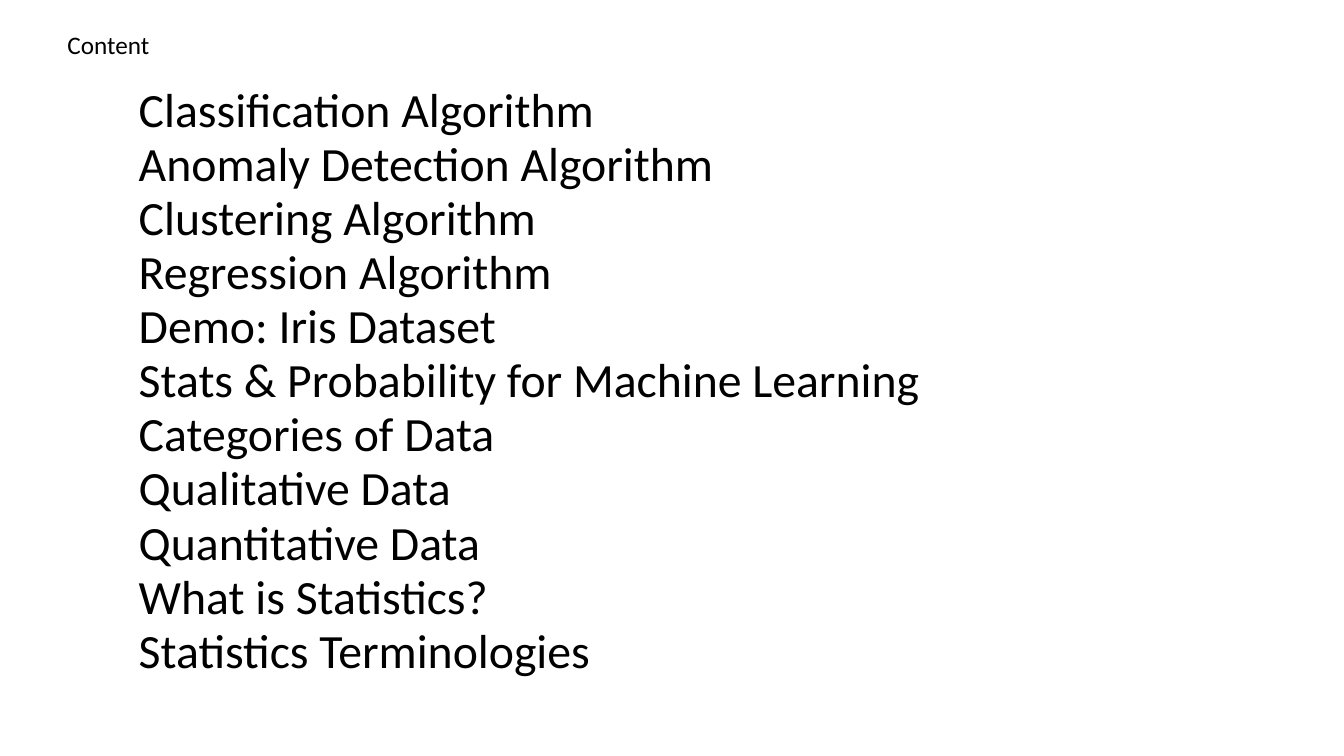
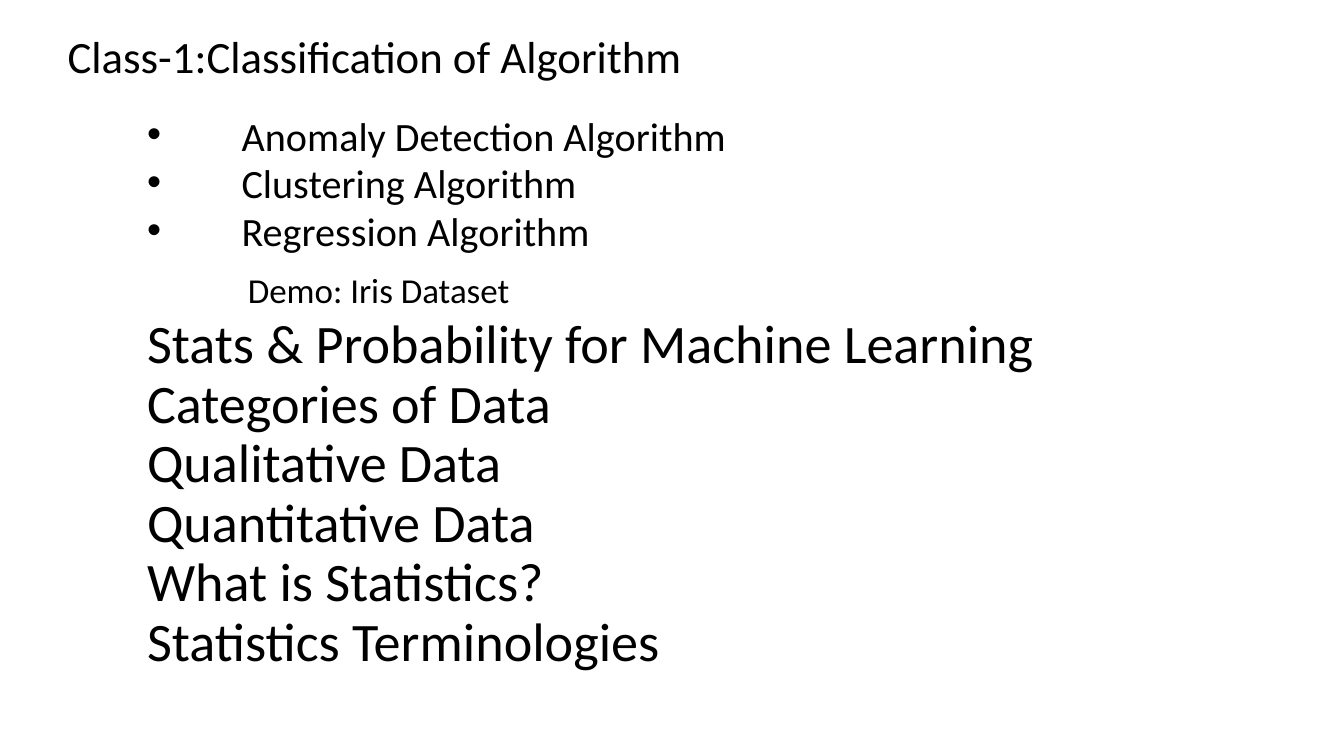
Before and after one commit to renshan2/accesspy, a slide deck: slide 4 of AI-ML-DL/Machine Learning.pptx. Drawn at 1344x756 pixels with LibreOffice and Linux fonts; fonts in the diff are those of the drawing. Boxes give left, top, right and bottom in pixels: in the first picture for what was removed or moved away, otherwise in the second. Text is boxed around its words. In the diff, an @@ line names an element or a change of style, - is before the commit and + after.

```diff
--- a/AI-ML-DL/Machine Learning.pptx
+++ b/AI-ML-DL/Machine Learning.pptx
@@ text removed at (x1=67, y1=37, x2=149, y2=54) @@
-Content
@@ text added at (x1=68, y1=42, x2=681, y2=81), 32 pt, text #000000 @@
+Class-1:Classification of Algorithm
@@ subtitle "Anomaly Detection Algorithm" moved from (x1=139, y1=94, x2=919, y2=677) to (x1=147, y1=123, x2=1033, y2=671) @@
@@ subtitle "Anomaly Detection Algorithm" at (x1=147, y1=123, x2=1033, y2=671): size 34.1 to 28.8 pt in "Anomaly Detection Algorithm", "Clustering Algorithm", "Regression Algorithm"; size 34.1 to 25 pt in "Demo: Iris Dataset"; size 34.1 to 38.8 pt in "Stats & Probability for Machine Learning", "Categories of Data", "Qualitative Data", "Quantitative Data" and 2 more places; bullet none to • @@
@@ subtitle at (x1=139, y1=94, x2=593, y2=136): paragraph removed @@
-Classification Algorithm
```
Also in this commit, not shown: 2 other slides changed.
